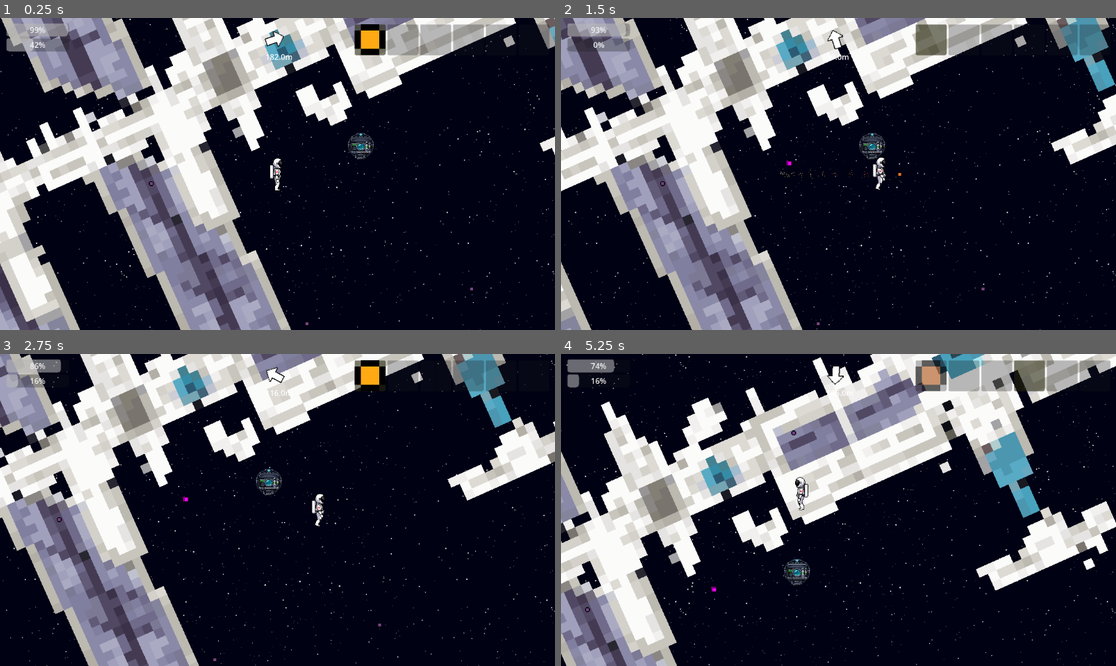
Above: before the commit, frames 1-4 (two rows, left to right).
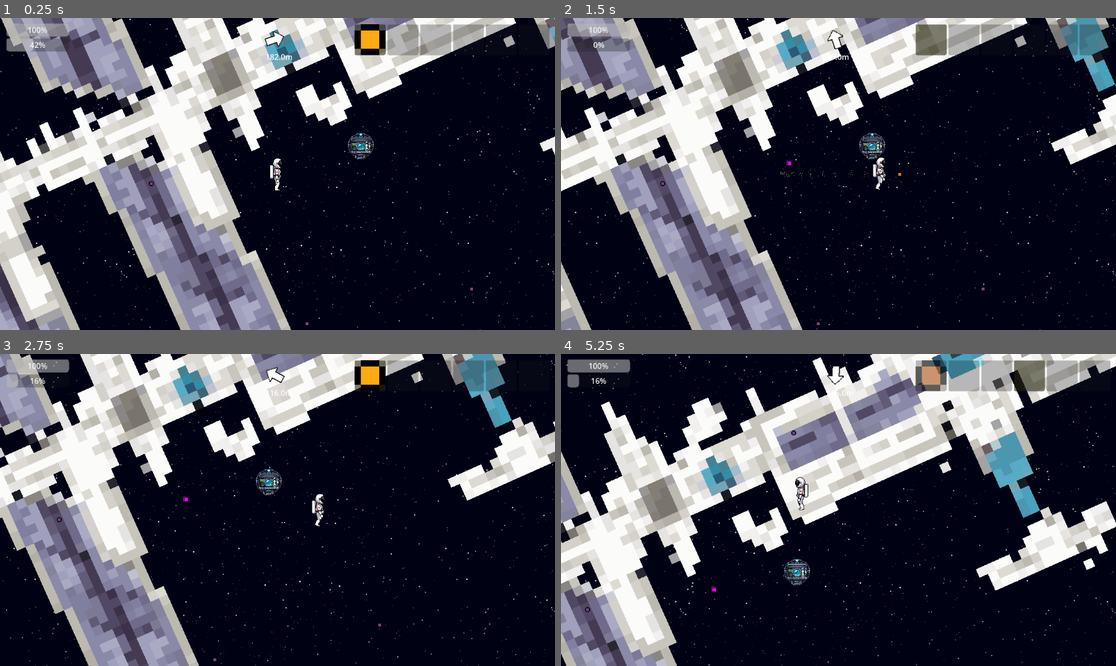
Above: after the commit, the same moments.

Repository: cnotgate/last-stranded
Game: Godot game, scene res://scenes/world/TestStage.tscn
The game is run twice, just before and just after one commit, with the same random seed, the same clock (stepped at 60 frames per second) and the same inputs. This scene is started directly instead of the project's main scene.
Inputs:
- Up to frame 1 (0.25 s): no input
- Up to frame 2 (1.5 s): tap Enter at 0.5 s; hold D (move_right) 0.53-1.28 s; hold Shift (boost) 0.53-1.28 s; hold Space (brake) from 1.28 s (still down); tap Q (drop_item) at 1.35 s
- Up to frame 3 (2.75 s): release Space (brake) at 2.03 s; hold D (move_right) from 2.03 s (still down); hold E (interact) from 2.03 s (still down)
- Up to frame 4 (5.25 s): release D (move_right) at 2.78 s; release E (interact) at 2.78 s; hold W (move_up) 2.78-3.53 s; tap one key every 0.75 s from 2.85 s: 1 (slot_1) 2 (slot_2) 3 (slot_3) 4 (slot_4); hold A (move_left) 3.53-5.03 s; hold Space (brake) from 5.03 s (still down)

The runs differ from the first frame. In frame 1, 0.1% of the frame differs, in the area x 5-68%, y 1-46%; in frame 2, 0.1%; in frame 3, 0.2%; in frame 4, 0.3%, in the area x 5-45%, y 1-74%.

Commit message:
feat: adjust HUD offsets, modify oxygen recharge/drain rates, and set OxygenRelay as source in TestStage

Diff:
--- a/scenes/UI/HUD/HUD.tscn
+++ b/scenes/UI/HUD/HUD.tscn
@@ -9,8 +9,8 @@
 [node name="Control" type="Control" parent="." unique_id=230155718]
 layout_mode = 3
 anchors_preset = 0
-offset_right = 40.0
-offset_bottom = 40.0
+offset_right = 130.0
+offset_bottom = 58.0
 
 [node name="VBoxContainer" type="VBoxContainer" parent="Control" unique_id=641588110]
 layout_mode = 0
--- a/scenes/objects/OxygenRelay/oxygen_relay.gd
+++ b/scenes/objects/OxygenRelay/oxygen_relay.gd
@@ -44,7 +44,6 @@
 # Connect this node to another node
 func connect_to(target_node: OxygenRelay):
 	var distance = global_position.distance_to(target_node.global_position)
-	print("Attempting to connect. Distance is: ", distance, " / Max is: ", max_tether_distance)
 
 	if distance > max_tether_distance:
 		print("Too far to tether!")
--- a/scenes/player/Player.gd
+++ b/scenes/player/Player.gd
@@ -272,13 +272,14 @@
 
 		# If the relay has oxygen and the player's body is inside its Area2D
 		if relay.has_oxygen and relay.overlaps_body(self):
+			print("Player is in oxygen relay area!")
 			in_oxygen = true
 
 	if in_oxygen:
 		# Recharge oxygen
-		current_oxygen += 20.0 * delta
+		current_oxygen += 5.0 * delta
 	else:
 		# Drain oxygen
-		current_oxygen -= 5.0 * delta
+		current_oxygen -= 0.55 * delta
 
 	current_oxygen = clamp(current_oxygen, 0.0, max_oxygen)
--- a/scenes/world/TestStage.tscn
+++ b/scenes/world/TestStage.tscn
@@ -32,6 +32,7 @@
 [node name="OxygenRelay" parent="." unique_id=1743183431 instance=ExtResource("13_xmr2h")]
 position = Vector2(173, -34)
 scale = Vector2(0.57608557, 0.57608557)
+is_source = true
 max_tether_distance = 3000.0
 
 [node name="OxygenRelay2" parent="." unique_id=866412739 instance=ExtResource("13_xmr2h")]
